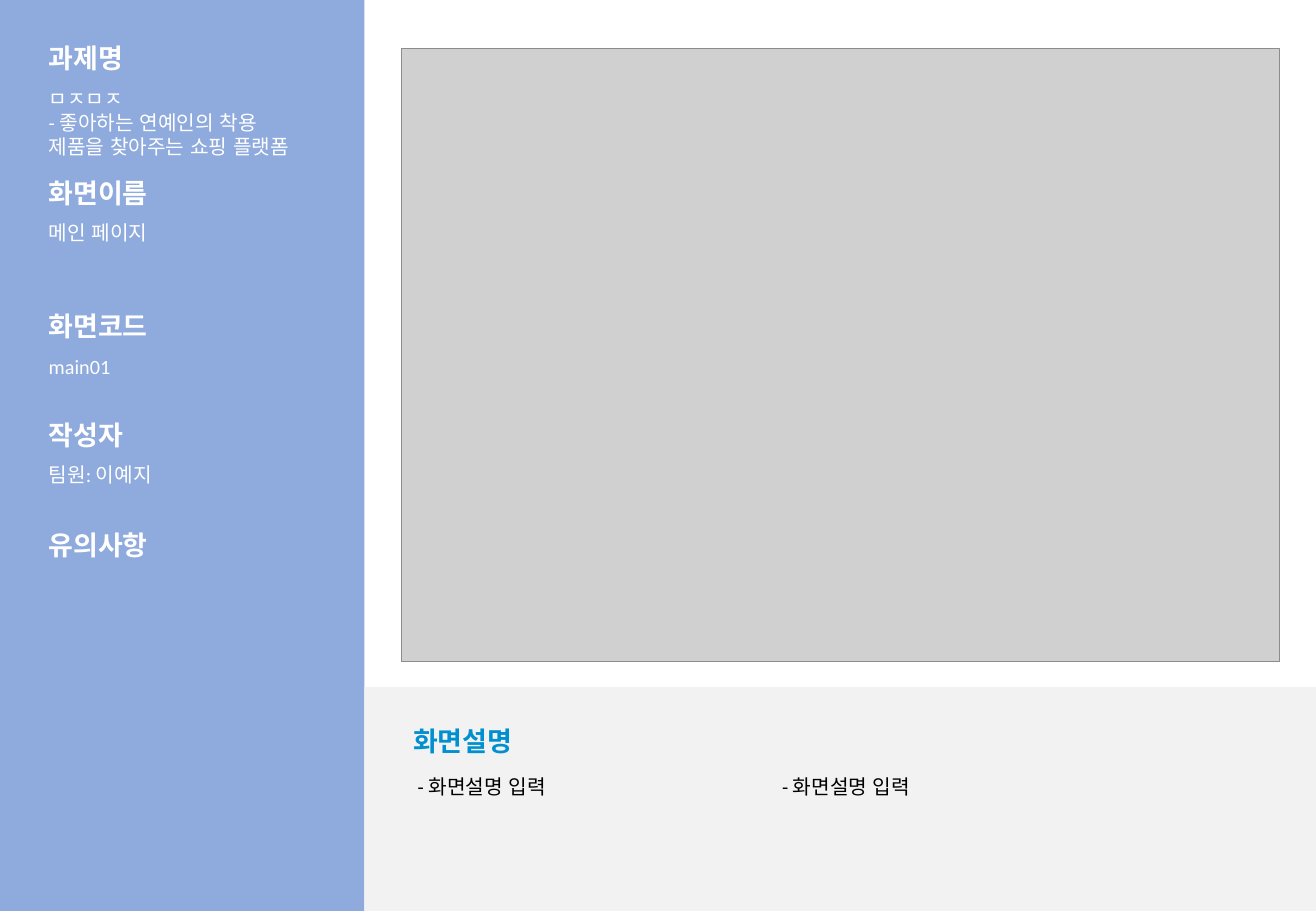
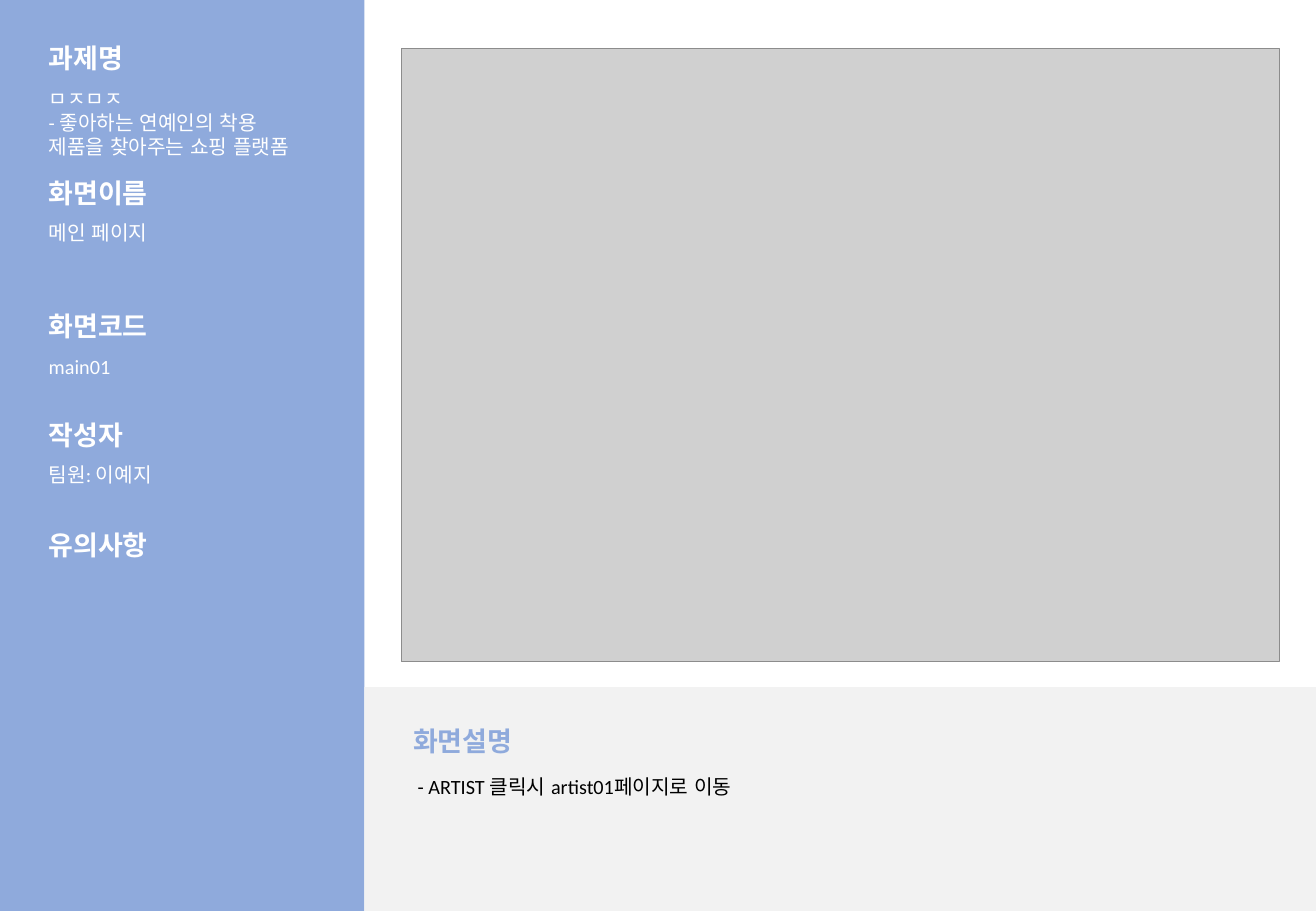
Before and after one commit to LeticiaKang/Project_Idol-Fandom-WebPlaform, a slide deck: slide 4 of 산출문서/화면설계서/화면설계서_서식(1조. HappyVirus).pptx (slide 5 before the commit). Drawn at 1316x911 pixels with LibreOffice and Linux fonts; fonts in the diff are those of the drawing; grey boxes stand for pictures. Boxes give left, top, right and bottom in pixels: in the first picture for what was removed or moved away, otherwise in the second. Text is boxed around its words. In the diff, an @@ line names an element or a change of style, - is before the commit and + after.

Commit message:
화면설계서
- 작성중

```diff
--- a/산출문서/화면설계서/화면설계서_서식(1조. HappyVirus).pptx
+++ b/산출문서/화면설계서/화면설계서_서식(1조. HappyVirus).pptx
@@ text "화면설명" at [413,728,512,753]: text colour #0090D0 to #8FAADC @@
@@ text at [428,777,731,796]: text changed @@
-- 화면설명 입력
+- ARTIST 클릭시 artist01페이지로 이동
@@ text removed at [793,777,910,796] @@
-- 화면설명 입력
```
Also in this commit, not shown: 3 other slides changed, 4 slides removed.
